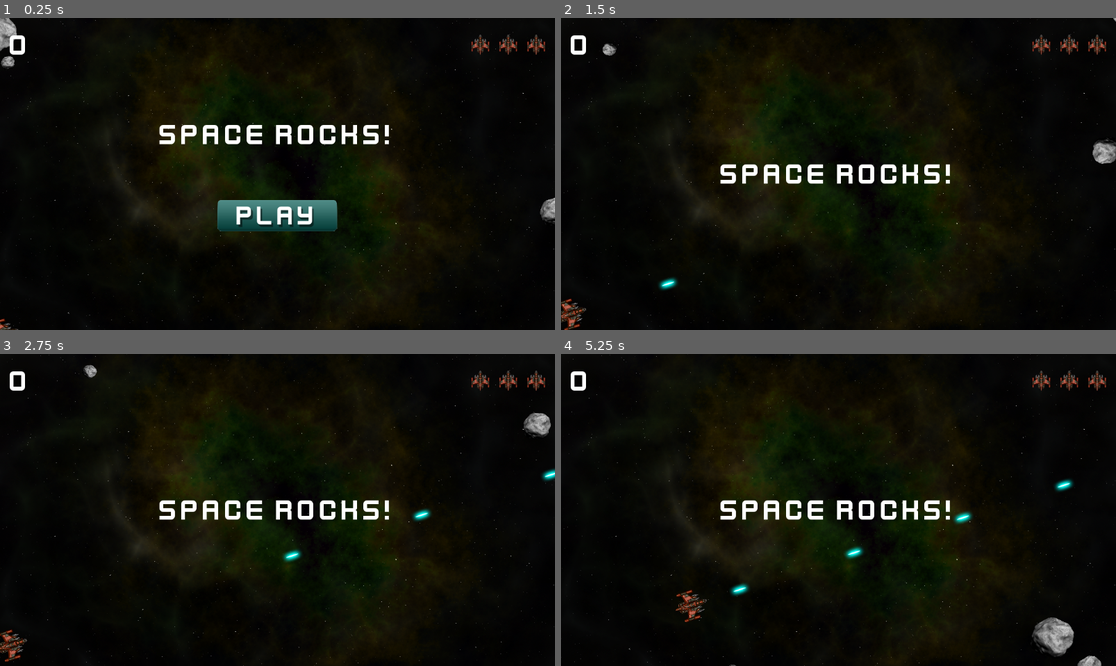
Above: before the commit, frames 1-4 (two rows, left to right).
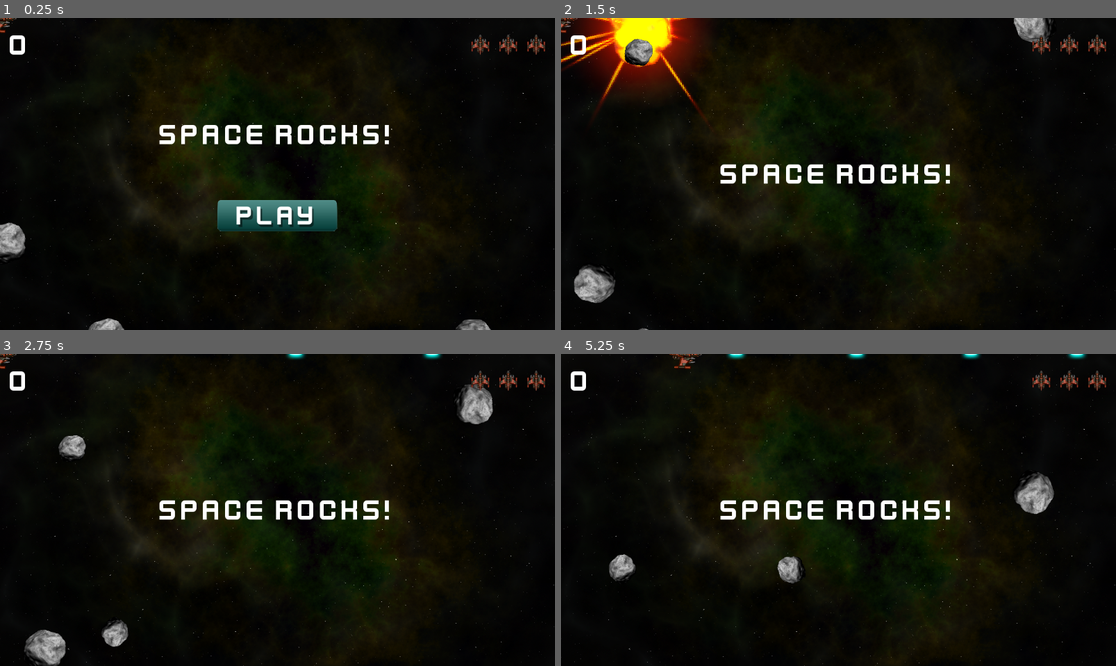
Above: after the commit, the same moments.

Repository: zenoplex/space-rocks
Game: Godot game, scene res://Main/main.tscn
The game is run twice, just before and just after one commit, with the same random seed, the same clock (stepped at 60 frames per second) and the same inputs.
Inputs (mouse positions are in pixels of both pictures, inside the frame that each line leads up to):
- Up to frame 1 (0.25 s): no input
- Up to frame 2 (1.5 s): click (838, 214) at 0.5 s; hold D (rotate_right) from 1.28 s (still down); hold Space (shoot) from 1.28 s (still down)
- Up to frame 3 (2.75 s): release D (rotate_right) at 2.03 s; release Space (shoot) at 2.03 s; hold A (rotate_left) from 2.03 s (still down); tap Space (shoot) at 2.1 s
- Up to frame 4 (5.25 s): release A (rotate_left) at 2.78 s; hold D (rotate_right) 2.78-3.53 s; hold Space (shoot) 2.78-3.53 s; hold W (thrust) 3.53-4.28 s; tap Space (shoot) at 3.6, 5.1 s; hold Space (shoot) 4.28-5.03 s; hold A (rotate_left) from 4.28 s (still down)

The runs differ from the first frame. In frame 1, 1.3% of the frame differs, in the area x 0-100%, y 0-100%; in frame 2, 6.7%; in frame 3, 2.9%; in frame 4, 3.0%.

Commit message:
refactor: Refactored rock spawning logic

Diff:
--- a/Main/main.gd
+++ b/Main/main.gd
@@ -14,10 +14,7 @@
 	screensize = get_viewport().get_visible_rect().size
 
 	for i in 3:
-		$RockPath/RockSpawn.progress = randi()
-		var pos: Vector2 = $RockPath/RockSpawn.position
-		var vel := Vector2.RIGHT.rotated(randf_range(0, TAU)) * randf_range(50, 125)
-		spawn_rock(pos, vel, i + 1)
+		spawn_rock(getRockSpawnPosition(), getRockSpawnVelocity(), 3)
 
 # Called every frame. 'delta' is the elapsed time since the previous frame.
 func _process(_delta: float) -> void:
@@ -51,10 +48,12 @@
 	call_deferred("add_child", node)
 	node.exploded.connect(self._on_rock_exploded)
 
+## get rock initial position
 func getRockSpawnPosition() -> Vector2:
 	$RockPath/RockSpawn.progress = randi()
 	return $RockPath/RockSpawn.position
 
+## get rock initial velocity
 func getRockSpawnVelocity() -> Vector2:
 	return Vector2.RIGHT.rotated(randf_range(0, TAU)) * randf_range(50, 125)
 
